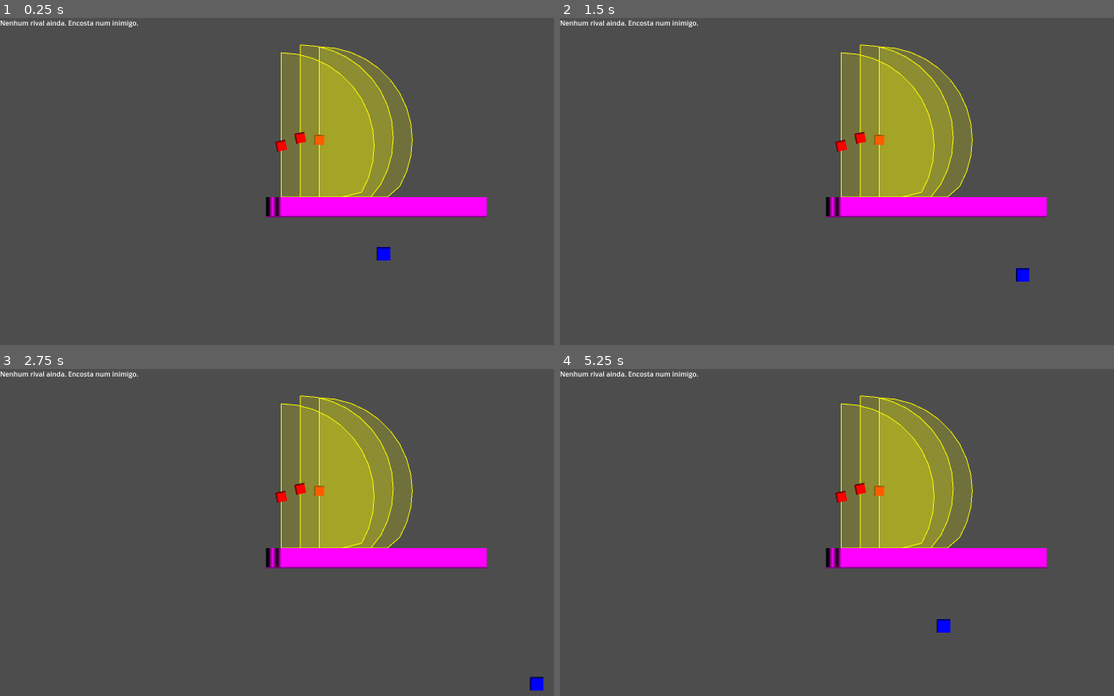
Above: before the commit, frames 1-4 (two rows, left to right).
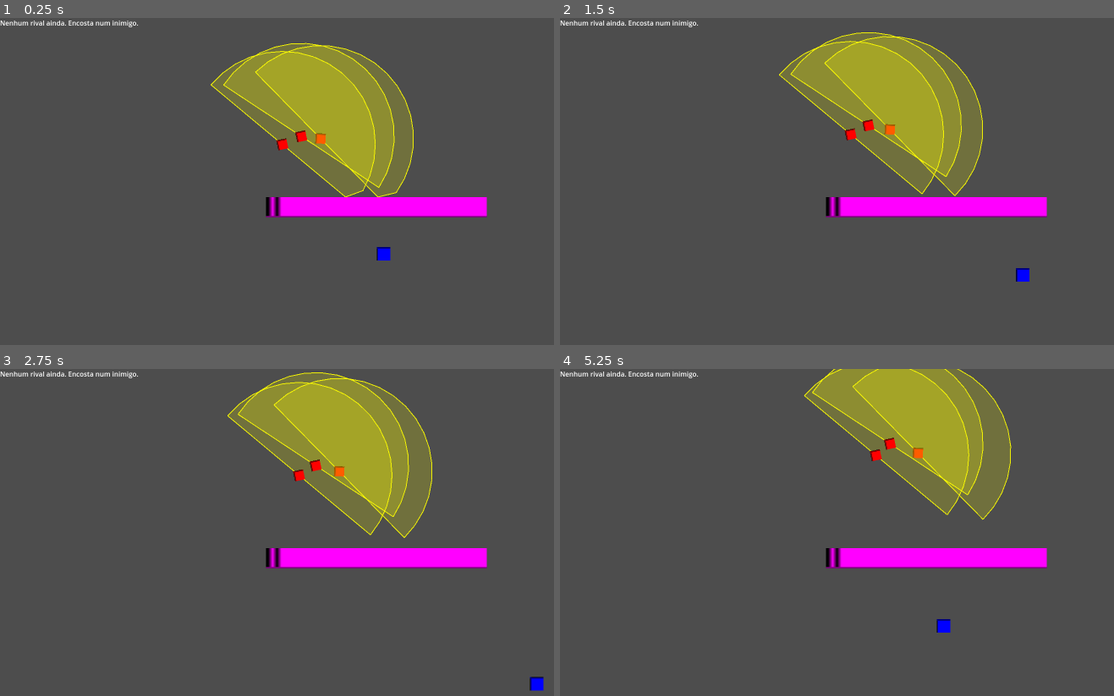
Above: after the commit, the same moments.

Repository: titosavio/Games
Game: Godot game, scene res://scenes/Main.tscn
Same seed, same stepped clock (60 frames per second), same inputs: the game is played once before the commit and once after it.
Inputs:
- Up to frame 1 (0.25 s): no input
- Up to frame 2 (1.5 s): hold Right (ui_right) 0.53-1.28 s; hold Down (ui_down) from 1.28 s (still down)
- Up to frame 3 (2.75 s): release Down (ui_down) at 2.03 s; hold Right (ui_right) from 2.03 s (still down)
- Up to frame 4 (5.25 s): release Right (ui_right) at 2.78 s; hold W (ui_up) 2.78-3.53 s; hold Left (ui_left) 3.53-5.03 s; hold Down (ui_down) from 5.03 s (still down)

The runs differ from the first frame. In frame 1, 6.1% of the frame differs, in the area x 38-75%, y 7-55%; in frame 2, 8.5%; in frame 3, 10%; in frame 4, 14%, in the area x 43-82%, y 0-55%.

Commit message:
refactor: Update visibility and collision layers for Wall
Changed the visibility and collision layers of the Wall node to improve interaction with other game elements. This adjustment ensures that the Wall behaves correctly within the game's physics and visibility systems.

Diff:
--- a/new-game-project/scenes/Wall.tscn
+++ b/new-game-project/scenes/Wall.tscn
@@ -7,8 +7,8 @@
 size = Vector2(50, 50)
 
 [node name="Wall" type="StaticBody2D"]
-visibility_layer = 2
-collision_layer = 2
+visibility_layer = 6
+collision_layer = 6
 
 [node name="CollisionShape2D" type="CollisionShape2D" parent="."]
 visibility_layer = 2
--- a/new-game-project/scripts/Enemy.gd
+++ b/new-game-project/scripts/Enemy.gd
@@ -1,5 +1,8 @@
 extends CharacterBody2D
 class_name Enemy
+
+enum State { PATROL, CHASE, INVESTIGATE, RETURN }
+var state: State = State.PATROL
 
 @export var enemy_id := ""
 @export var base_speed := 45.0
@@ -20,6 +23,24 @@
 var target: CharacterBody2D
 var spawn_pos: Vector2
 
+@export var patrol_step := 140.0          # tamanho do “passo” do caminho
+@export var patrol_points := 4            # quantos waypoints manter
+@export var patrol_reach_eps := 10.0
+@export var patrol_speed_mult := 0.55
+@export var nav_mask := 3                # colisão para navegação
+
+@export var investigate_time := 2.0       # tempo procurando no último ponto visto
+@export var chase_timeout := 3.0          # se ficar sem ver por isso, investiga
+@export var return_reach_eps := 12.0
+
+var path: Array[Vector2] = []
+var path_i := 0
+
+var last_seen_pos := Vector2.ZERO
+var last_seen_t := -999.0
+var investigate_until := -999.0
+
+
 @onready var label_name: Label = $Label
 
 func _ready():
@@ -27,6 +48,7 @@
 		enemy_id = str(get_instance_id())
 
 	spawn_pos= global_position
+	_build_patrol_path()
 
 func _process(_delta):
 	if cone_is_visible:
@@ -42,25 +64,50 @@
 		velocity = Vector2.ZERO
 		move_and_slide()
 		return
+
 	var sees := can_see_target()
-
-	if not sees:
-		velocity = velocity.lerp(Vector2.ZERO, accel * delta)
-		return
-
-	var to_target := target.global_position - global_position
-	var dist := to_target.length()
-
-	if dist <= stop_distance:
-		# chegou perto: para
-		velocity = velocity.lerp(Vector2.ZERO, accel * delta)
-	else:
-		facing_dir = to_target / dist
-		var desired := facing_dir * base_speed
-		velocity = velocity.lerp(desired, accel * delta)
-		$Sprite2D.flip_h = facing_dir.x < 0
+	if sees:
+		last_seen_pos = target.global_position
+		last_seen_t = Time.get_ticks_msec() / 1000.0
+
+	match state:
+		State.PATROL:
+			if sees:
+				state = State.CHASE
+			_patrol(delta)
+
+		State.CHASE:
+			if sees:
+				_chase(delta)
+			else:
+				_chase(delta) # mantém impulso
+				if _since(last_seen_t) > chase_timeout:
+					state = State.INVESTIGATE
+					investigate_until = _now() + investigate_time
+
+		State.INVESTIGATE:
+			if sees:
+				state = State.CHASE
+				_chase(delta)
+			else:
+				_investigate(delta)
+				if _now() > investigate_until:
+					state = State.RETURN
+
+		State.RETURN:
+			if sees:
+				state = State.CHASE
+				_chase(delta)
+			else:
+				_return_to_spawn(delta)
 
 	move_and_slide()
+
+func _now() -> float:
+	return Time.get_ticks_msec() / 1000.0
+
+func _since(t: float) -> float:
+	return _now() - t
 
 
 func _apply_stats():
@@ -114,17 +161,22 @@
 	# linha de visão (parede bloqueia)
 	return has_line_of_sight(target.global_position)
 
-func has_line_of_sight(world_point: Vector2) -> bool:
-	var space := get_world_2d().direct_space_state
-	var origin := global_position + facing_dir.normalized() * 6.0
-
+func _get_view_mask(origin, world_point: Vector2) -> PhysicsRayQueryParameters2D:
 	var q := PhysicsRayQueryParameters2D.create(origin, world_point)
 	q.collision_mask = vision_collision_mask
 	q.exclude = [self]
 	q.exclude += get_children()
-	q.collide_with_areas = true
+	q.collide_with_areas = false
 	q.collide_with_bodies = true
 	q.hit_from_inside = true
+	return q
+
+
+func has_line_of_sight(world_point: Vector2) -> bool:
+	var space := get_world_2d().direct_space_state
+	var origin := global_position + facing_dir.normalized() * 6.0
+
+	var q := _get_view_mask(origin, world_point)
 
 	var hit := space.intersect_ray(q)
 
@@ -159,11 +211,7 @@
 		var from := global_position
 		var to := global_position + dir * follow_radius
 
-		var q := PhysicsRayQueryParameters2D.create(from, to)
-		q.collision_mask = vision_collision_mask
-		q.exclude = [self]
-		q.collide_with_areas = false
-		q.collide_with_bodies = true
+		var q := _get_view_mask(from, to)
 
 		var hit := space.intersect_ray(q)
 
@@ -177,3 +225,91 @@
 	for j in range(points.size() - 1):
 		draw_line(points[j], points[j + 1], Color(1, 1, 0, 0.9), 2.0)
 	draw_line(points[-1], Vector2.ZERO, Color(1, 1, 0, 0.9), 2.0)
+
+func _build_patrol_path():
+	path.clear()
+	path_i = 0
+
+	var cur := spawn_pos
+	var dir := facing_dir
+	if dir.length() < 0.01:
+		dir = Vector2.RIGHT
+
+	for _k in range(patrol_points):
+		var next := _pick_reachable_point(cur, dir)
+		path.append(next)
+		dir = (next - cur).normalized()
+		cur = next
+
+func _pick_reachable_point(from: Vector2, preferred_dir: Vector2) -> Vector2:
+	var tries = 10
+	var best := from
+	var best_dist := 0.0
+
+	for i in range(tries):
+		var jitter := deg_to_rad(randf_range(-70.0, 70.0))
+		var dir := preferred_dir.rotated(jitter).normalized()
+		var candidate := from + dir * patrol_step
+
+		var hit := _ray_hit(from, candidate)
+		var endp: Vector2 = candidate if hit.is_empty() else (hit["position"] - dir * 10.0)
+		var d := from.distance_to(endp)
+
+		if d > best_dist:
+			best_dist = d
+			best = endp
+
+	# se nada presta, anda um pouquinho aleatório pra destravar
+	if best_dist < 20.0:
+		var dir2 := Vector2.RIGHT.rotated(randf() * TAU)
+		return from + dir2 * 40.0
+
+	return best
+
+func _ray_hit(from: Vector2, to: Vector2) -> Dictionary:
+	var space := get_world_2d().direct_space_state
+	var q := PhysicsRayQueryParameters2D.create(from, to)
+	q.collision_mask = nav_mask
+	q.exclude = [self, $KillZone]
+	q.collide_with_areas = false
+	q.collide_with_bodies = true
+	q.hit_from_inside = true
+	return space.intersect_ray(q)
+
+func _patrol(delta):
+	if path.is_empty():
+		_build_patrol_path()
+
+	var target_pt := path[path_i]
+	_move_towards(target_pt, speed * patrol_speed_mult, delta)
+
+	if global_position.distance_to(target_pt) <= patrol_reach_eps:
+		path_i += 1
+		if path_i >= path.size():
+			# gera um novo caminho a partir de onde está (mapa desconhecido)
+			spawn_pos = spawn_pos # mantém spawn real
+			_build_patrol_path()
+
+func _chase(delta):
+	_move_towards(target.global_position, speed, delta)
+
+func _investigate(delta):
+	_move_towards(last_seen_pos, speed * 0.75, delta)
+
+func _return_to_spawn(delta):
+	_move_towards(spawn_pos, speed * 0.8, delta)
+	if global_position.distance_to(spawn_pos) <= return_reach_eps:
+		state = State.PATROL
+		_build_patrol_path()
+
+func _move_towards(point: Vector2, move_speed: float, delta: float):
+	var v := point - global_position
+	var dist := v.length()
+	if dist < 0.001:
+		velocity = velocity.lerp(Vector2.ZERO, accel * delta)
+		return
+
+	facing_dir = v / dist
+	var desired := facing_dir * move_speed
+	velocity = velocity.lerp(desired, accel * delta)
+	$Sprite2D.flip_h = facing_dir.x < 0
